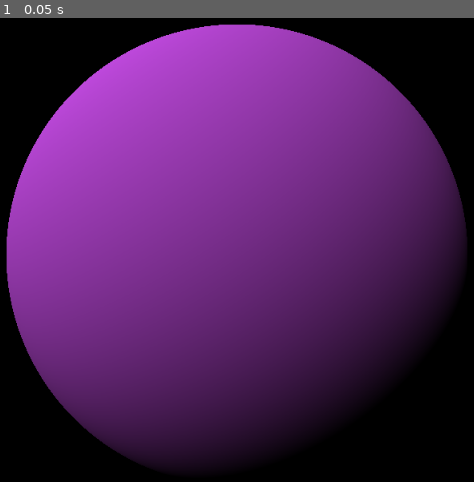
Above: before the commit, frame 1.
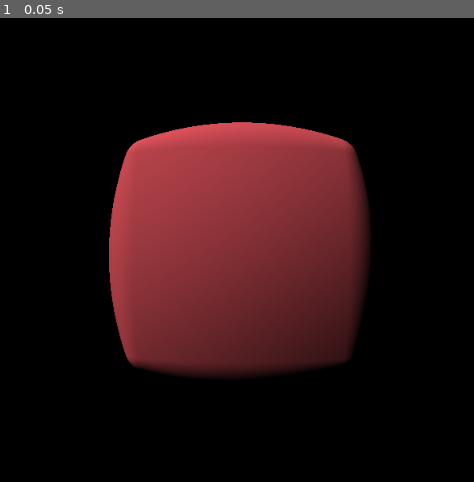
Above: after the commit, the same moment.

Repository: PhilippeZ-Dev/CreativeCoding
Game: Godot game, scene res://Scenes/fractals.tscn
Two runs of this game, one before a commit and one after it. Both use one fixed random seed, a clock stepped at 60 frames per second and the inputs below.
Inputs:
- Up to frame 1 (0.05 s): no input

The runs differ from the first frame. In frame 1, 70% of the frame differs, in the area x 1-99%, y 1-97%.

Commit message:
shader refactor, added: box sdf,  shape blending, camera rotation

Diff:
--- a/Scenes/fractals.tscn
+++ b/Scenes/fractals.tscn
@@ -11,9 +11,12 @@
 
 [sub_resource type="ShaderMaterial" id="ShaderMaterial_au54f"]
 shader = ExtResource("7_pkxfo")
-shader_parameter/_color = Color(0.75494796, 0.28781706, 0.8749245, 1)
-shader_parameter/_cameraPosition = Vector3(0, 0, -2)
+shader_parameter/_color = Color(0.9098039, 0.33333334, 0.37254903, 1)
+shader_parameter/_cameraPosition = Vector3(0, 0, -2.515)
+shader_parameter/_cameraRotation = Vector3(0, 0.01, 0)
 shader_parameter/_lightPos = Vector3(1.925, 2.875, 1.5)
+shader_parameter/_shapeLerp = 0.5
+shader_parameter/_timeScale = 0.1
 
 [sub_resource type="StyleBoxFlat" id="StyleBoxFlat_eoume"]
 bg_color = Color(1, 1, 1, 0.784314)
--- a/Shaders/RaymarchingTest.gdshader
+++ b/Shaders/RaymarchingTest.gdshader
@@ -1,51 +1,76 @@
+/********************************************************************
+*	SOURCES:														*
+*		michaelwalczyk.com/blog-ray-marching.html					*
+*		https://iquilezles.org/articles/distfunctions/				*
+*********************************************************************/
+
 shader_type canvas_item;
-
-struct Sphere
-{
-	vec3 center;
-	float radius;
-};
-
-Sphere MakeSphere(vec3 center, float radius)
-{
-	Sphere sphere;
-	sphere.center  = center;
-	sphere.radius = radius;
-	return sphere;
-}
 
 uniform vec3 _color : source_color = vec3(1.0,0.0,0.0);
 uniform vec3 _cameraPosition = vec3(0.0,0.0,-5.0);
+uniform vec3 _cameraRotation = vec3(0.0);
 uniform vec3 _lightPos = vec3(2.0, -5.0, 3.0);
+
+uniform float _shapeLerp : hint_range(0.0, 1.0) = 0.5;
+uniform float _timeScale = .5;
+
+mat2 Rotate(float angle)
+{
+	float s = sin(angle);
+	float c = cos(angle);
+	return mat2(vec2(c, -s), vec2(s,c));
+}
+
+vec3 ApplyCameraRotation(vec3 rayDir, vec3 rotation)
+{
+	vec3 rd = rayDir;
+	rd.xy *= Rotate(rotation.z);
+	rd.yz *= Rotate(rotation.x);
+	rd.xz *= Rotate(rotation.y);
+
+	return rd;
+}
+
+float MixShapes(float a, float b, float m)
+{
+	return mix(a, b, m);
+}
 
 // p: point in space
 // c: center of sphere
 // r: radius of sphere
-float _DistanceFromSphere(vec3 p, vec3 c, float r)
+float DistanceFromSphere(vec3 p, vec3 c, float r)
 {
 	return length(p-c)-r;
 }
 
-float DistanceFromSphere(vec3 p, Sphere s)
+float sdBox(vec3 p, vec3 b)
 {
-	return length(p-s.center)-s.radius;
+	vec3 q = abs(p) - b;
+	return length(max(q,0.0)) + min(max(q.x,max(q.y,q.z)),0.0);
 }
 
-float MapTheWorld(vec3 pos)
+float MapScene(vec3 pos)
 {
-	float sphere_0 = _DistanceFromSphere(pos,  vec3(0), 1);
+	float displacement = cos(TIME )*.1 + sin(5.0*pos.x) * sin(5.0*pos.y) * sin(5.0*pos.z) * 0.25;
 
-	// add other spheres
+	float sphere_0 = DistanceFromSphere(pos,  vec3(0), 1);
+	float box_0 = sdBox(pos, vec3(.5));
 
-	return sphere_0;
+	float time = (cos(TIME) *2.0 -1.0) * _timeScale;
+	float shape = MixShapes(sphere_0, box_0, _shapeLerp);
+
+	return shape;
+	//return box_0;
+	//return sphere_0;// + displacement;
 }
 
 vec3 CalculateNormal(vec3 p)
 {
 	const vec3 smallStep = vec3(0.001, 0.0, 0.0);
-	float gradient_x = MapTheWorld(p + smallStep.xyy) - MapTheWorld(p - smallStep.xyy);
-	float gradient_y =  MapTheWorld(p + smallStep.yxy) - MapTheWorld(p - smallStep.yxy);
-	float gradient_z =  MapTheWorld(p + smallStep.yyx) - MapTheWorld(p - smallStep.yyx);
+	float gradient_x = MapScene(p + smallStep.xyy) - MapScene(p - smallStep.xyy);
+	float gradient_y = MapScene(p + smallStep.yxy) - MapScene(p - smallStep.yxy);
+	float gradient_z = MapScene(p + smallStep.yyx) - MapScene(p - smallStep.yyx);
 
 	vec3 normal = vec3(gradient_x, gradient_y, gradient_z);
 
@@ -71,8 +96,8 @@
 		vec3 currentPos = ro + totaldistanceTraveled * rd;
 
 		// we assume that the sphere is centered at the origin and the radius is 1
-		//float distanceToClosest = _DistanceFromSphere(currentPos, vec3(0), 1.0);
-		float distanceToClosest = MapTheWorld(currentPos);
+		//float distanceToClosest = DistanceFromSphere(currentPos, vec3(0), 1.0);
+		float distanceToClosest = MapScene(currentPos);
 
 		if(distanceToClosest < MinimumHitDistance)
 		{
@@ -99,8 +124,9 @@
 	vec2 uv = UV *2.0 -1.0;
 
 	vec3 cameraPosition = _cameraPosition;
-	vec3 ro = cameraPosition;
-	vec3 rd = vec3(uv,1.0);
+	vec3 ro = cameraPosition;	// ray origin
+	vec3 rd = normalize(vec3(uv,1.0));		// ray direction
+	rd = ApplyCameraRotation(rd, _cameraRotation);
 
 	vec3 shadedRay = RayMarch(ro, rd);
 
